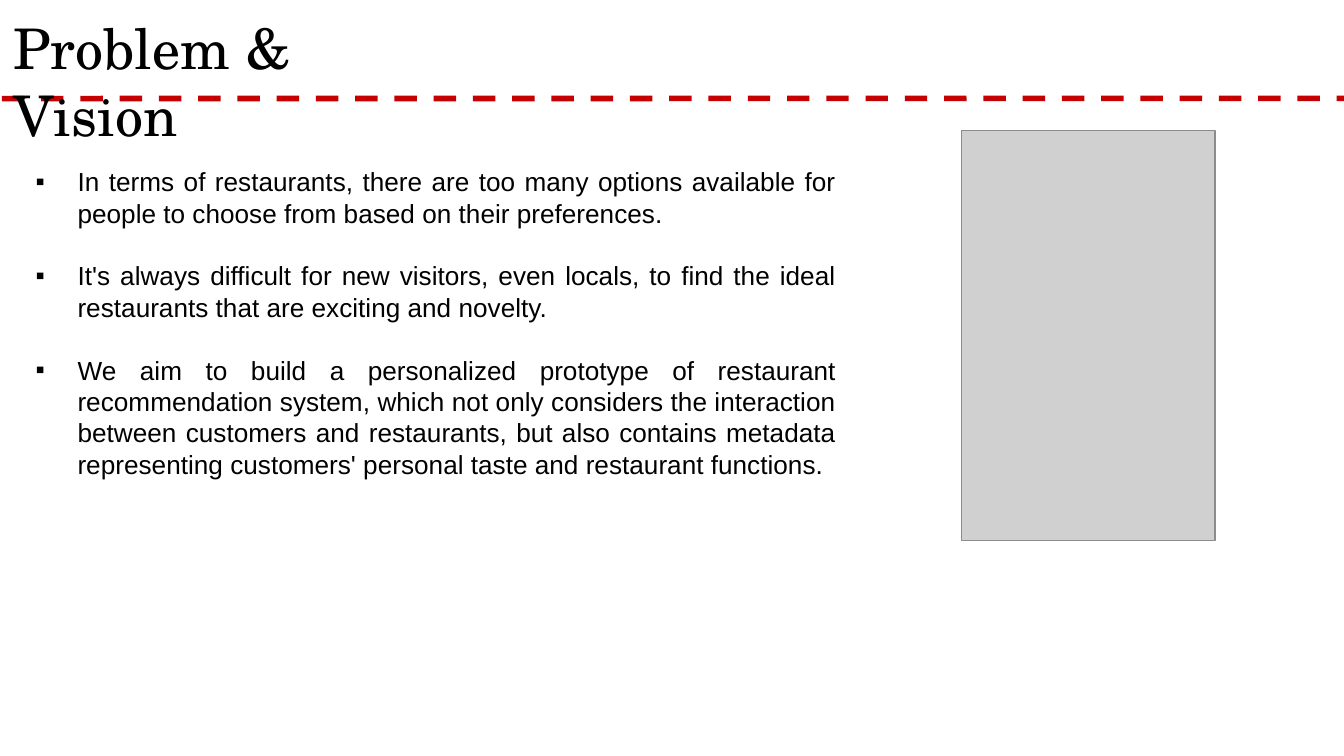
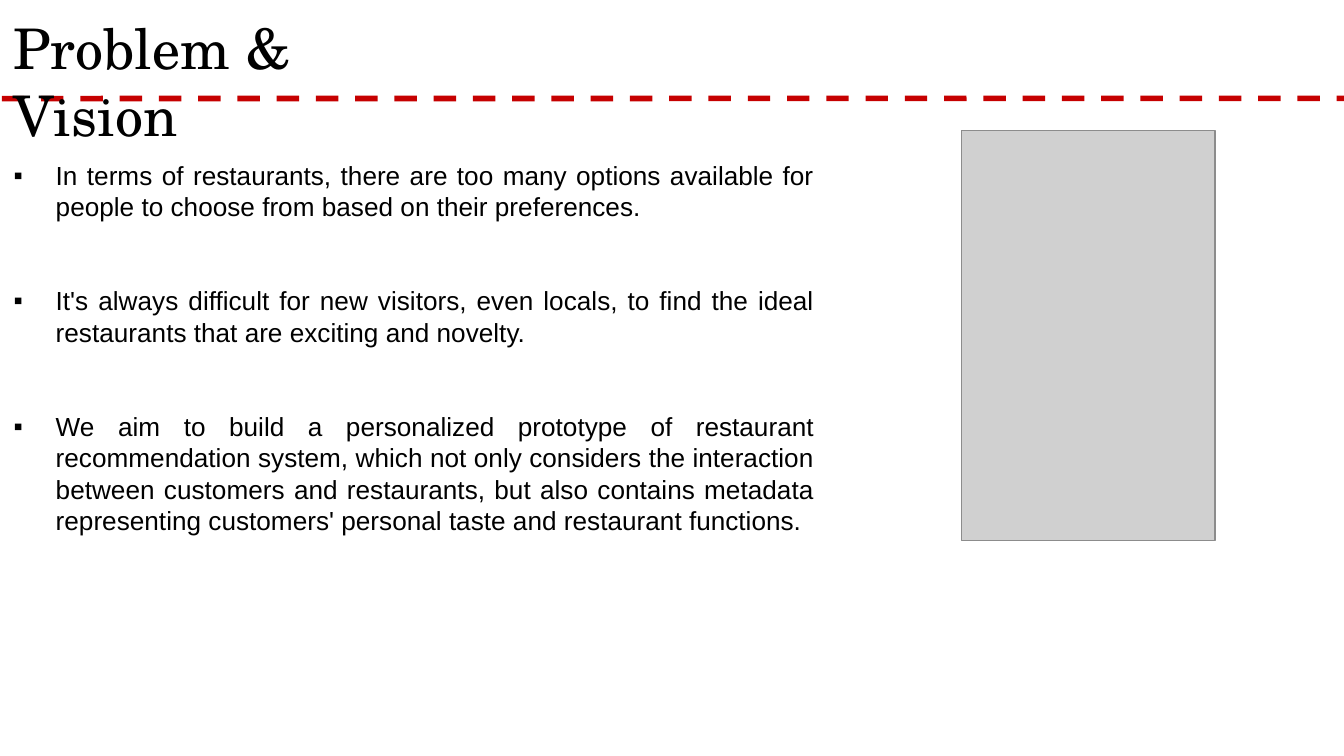
Before and after one commit to rnair7163/Restaurant-Recommendation-System-using-Yelp-Dataset, a slide deck: slide 3 of PPT/Yelp Presentation.pptx. Drawn at 1344x756 pixels with LibreOffice and Linux fonts; fonts in the diff are those of the drawing; grey boxes stand for pictures; background and template pictures are left out. Boxes give left, top, right and bottom in pixels: in the first picture for what was removed or moved away, otherwise in the second. Text is boxed around its words. In the diff, an @@ line names an element or a change of style, - is before the commit and + after.

```diff
--- a/PPT/Yelp Presentation.pptx
+++ b/PPT/Yelp Presentation.pptx
@@ text "In terms of restaurants, there ..." rewrapped from bbox=[78, 172, 836, 479] to bbox=[56, 166, 814, 536] @@
```
Also in this commit, not shown: 3 other slides changed, 3 slides added, 1 slide removed.
